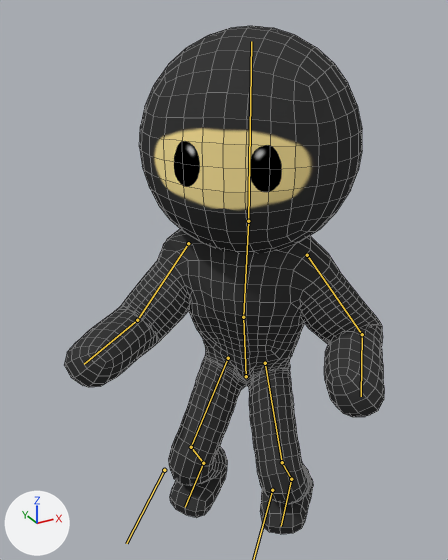
The Blender file Assets/Textures/Player/Ninja.blend as it was, and as the next commit left it.
Rendered twice from a 50 mm lens placed at (-2.36, -3.9, 2.18), pointed at (-0.27, -0.09, 0.28). The axes (+X, +Y, +Z) are drawn at lower left. The lights are the same throughout. Both versions are drawn at frame 0 of the action 'ArmatureAction'; the numbers are the values there. The bones that bend it are drawn over the model as lines. Mesh edges are drawn as thin lines.

Names of what the first picture shows: 'Roundcube.002'.
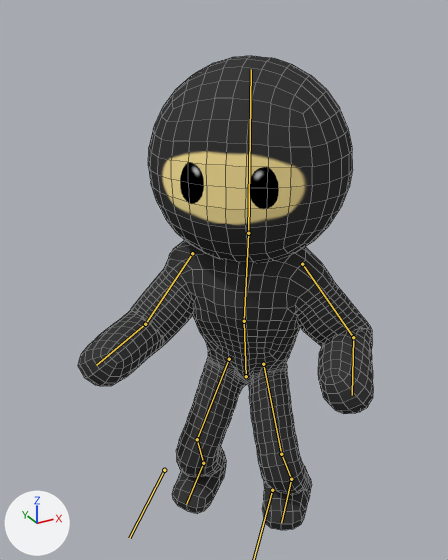
Boxes (x1, y1, x2, y2) around the edits, measured in the pictures (448 x 560 px):
```json
{"object": "Roundcube.002", "change": "posed", "before": [64, 26, 384, 534], "after": [78, 56, 373, 530], "on screen": "8% narrower, 7% shorter"}
{"bone": "LowerTorso", "before": "(246, 376) to (243, 317)", "after": "(246, 376) to (244, 321)"}
{"bone": "Foot.R", "before": "(203, 463) to (185, 507)", "after": "(203, 463) to (186, 504)"}
{"bone": "Foot.L", "before": "(291, 479) to (281, 526)", "after": "(291, 479) to (281, 522)"}
```

The change, as JSON lines over the scene's bpy script:
```json
{"block": "bone_lowertorso", "where": "bone_lowertorso = bpy.data.objects['Armature'].pose.bones['LowerTorso']"}
{"op": "set", "path": "bone_lowertorso.scale", "old": "(1.0, 1.0, 1.0)", "new": "(0.93, 0.93, 0.93)"}
{"block": "bone_foot_r", "where": "bone_foot_r = bpy.data.objects['Armature'].pose.bones['Foot.R']"}
{"op": "set", "path": "bone_foot_r.scale", "old": "(1.0, 1.0, 1.0)", "new": "(0.93, 0.93, 0.93)"}
{"block": "bone_foot_l", "where": "bone_foot_l = bpy.data.objects['Armature'].pose.bones['Foot.L']"}
{"op": "set", "path": "bone_foot_l.scale", "old": "(1.0, 1.0, 1.0)", "new": "(0.93, 0.93, 0.93)"}
```
